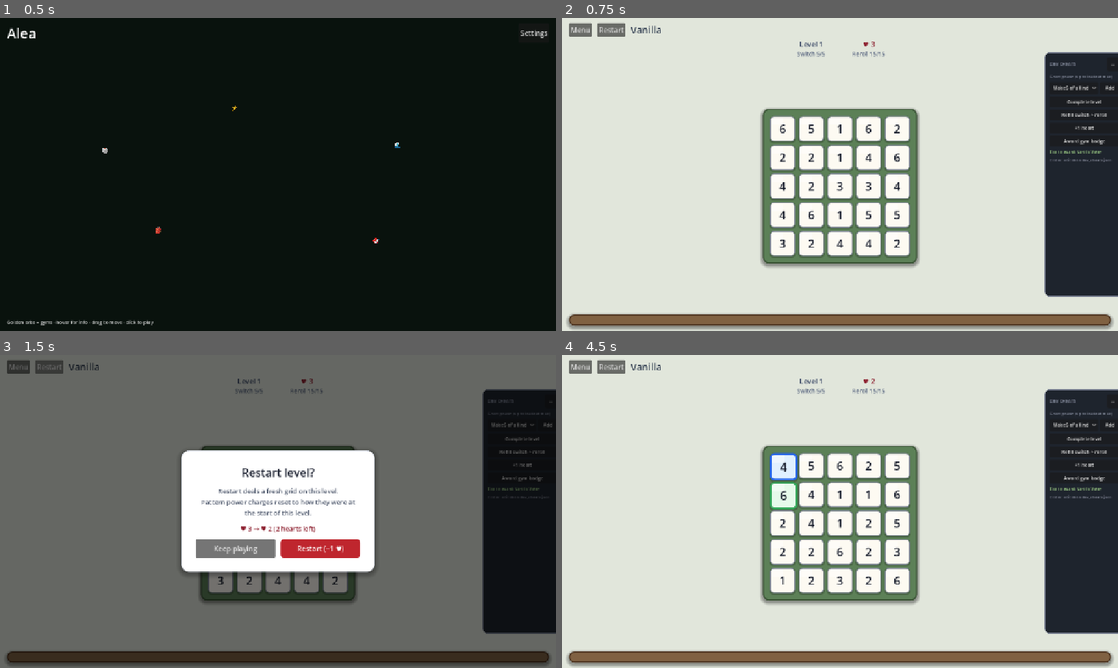
Above: before the commit, frames 1-4 (two rows, left to right).
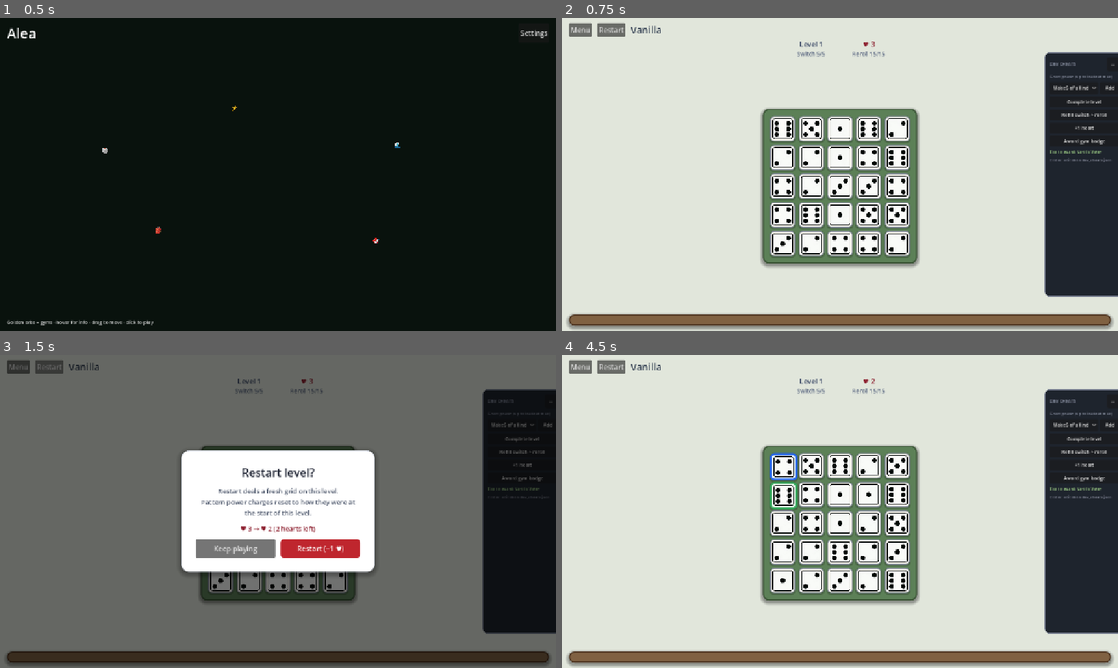
Above: after the commit, the same moments.

Repository: ming33333/Alea-Godot
Game: Godot game, scene res://scenes/main_menu.tscn
The game is run twice, just before and just after one commit, with the same random seed, the same clock (stepped at 60 frames per second) and the same inputs. Video files are missing from this copy of the repository; at most half a second of black plays in their place.
Inputs (mouse positions are in pixels of both pictures, inside the frame that each line leads up to):
- Up to frame 1 (0.5 s): no input
- Up to frame 2 (0.75 s): click "🎲" at 0.5 s
- Up to frame 3 (1.5 s): click "Restart" at 1.25 s
- Up to frame 4 (4.5 s): click "Restart" at 2 s; click "Restart" at 2.75 s; click "Restart (−1 ♥)" at 3.5 s; click (784, 464) at 4.25 s

Frame 1 is identical in both runs. In frame 2, 2.6% of the frame differs, in the area x 37-63%, y 32-76%; in frame 3, 0.4%; in frame 4, 2.6%.

Commit message:
update dice and river art

Diff:
--- a/scenes/die_cell.tscn
+++ b/scenes/die_cell.tscn
@@ -26,11 +26,24 @@
 grow_vertical = 2
 mouse_filter = 2
 
+[node name="Margin" type="MarginContainer" parent="Wrap/Face"]
+layout_mode = 2
+theme_override_constants/margin_left = 3
+theme_override_constants/margin_top = 3
+theme_override_constants/margin_right = 3
+theme_override_constants/margin_bottom = 3
+
+[node name="DieFace" type="TextureRect" parent="Wrap/Face/Margin"]
+layout_mode = 2
+size_flags_horizontal = 3
+size_flags_vertical = 3
+expand_mode = 1
+stretch_mode = 5
+
 [node name="Shine" type="ColorRect" parent="Wrap"]
+visible = false
 layout_mode = 1
 anchors_preset = 0
-anchor_right = 0.0
-anchor_bottom = 0.0
 offset_left = 4.0
 offset_top = 4.0
 offset_right = 30.0
@@ -39,6 +52,7 @@
 color = Color(1, 1, 1, 0.4)
 
 [node name="ValueLabel" type="Label" parent="Wrap"]
+visible = false
 layout_mode = 1
 anchors_preset = 15
 anchor_right = 1.0
@@ -47,7 +61,7 @@
 grow_vertical = 2
 theme_override_colors/font_color = Color(0.12, 0.14, 0.2, 1)
 theme_override_font_sizes/font_size = 26
-text = "1"
+text = "?"
 horizontal_alignment = 1
 vertical_alignment = 1
 mouse_filter = 2
--- a/scripts/ui/die_cell.gd
+++ b/scripts/ui/die_cell.gd
@@ -12,6 +12,16 @@
 const FACE_POWER_SET_ANY := "power_set_any"
 const FACE_POWER_SWITCH_ANY := "power_switch_any"
 
+const DIE_FACES: Array[Texture2D] = [
+	null,
+	preload("res://assets/dice/die_face_1.png"),
+	preload("res://assets/dice/die_face_2.png"),
+	preload("res://assets/dice/die_face_3.png"),
+	preload("res://assets/dice/die_face_4.png"),
+	preload("res://assets/dice/die_face_5.png"),
+	preload("res://assets/dice/die_face_6.png"),
+]
+
 enum Highlight {
 	NONE,
 	SELECTED,
@@ -24,11 +34,13 @@
 }
 
 var value_label: Label
+var die_face: TextureRect
 var _face: PanelContainer
 var _shine: ColorRect
 var _styles: Dictionary = {}
 var _base_face_key: String = FACE_NORMAL
 var _highlight: Highlight = Highlight.NONE
+var _show_sprite: bool = true
 var grid_row: int = -1
 var grid_col: int = -1
 
@@ -37,6 +49,7 @@
 	_cache_styles()
 	_face = get_node_or_null("Wrap/Face") as PanelContainer
 	_shine = get_node_or_null("Wrap/Shine") as ColorRect
+	die_face = get_node_or_null("Wrap/Face/Margin/DieFace") as TextureRect
 	value_label = get_node_or_null("Wrap/ValueLabel") as Label
 	if _face:
 		_face.add_theme_stylebox_override("panel", _styles[FACE_NORMAL])
@@ -124,31 +137,44 @@
 	return box
 
 
+func _face_texture_for(value: int) -> Texture2D:
+	if value < 1 or value >= DIE_FACES.size():
+		return null
+	return DIE_FACES[value]
+
+
 func setup(row: int, col: int, cell: DiceCellData, blurred: bool) -> void:
 	grid_row = row
 	grid_col = col
 	_highlight = Highlight.NONE
 	var label: Label = _ensure_value_label()
-	if label == null:
-		push_error("DieCell: ValueLabel missing")
+	var face_tex: TextureRect = _ensure_die_face()
+	if label == null or face_tex == null:
+		push_error("DieCell: DieFace or ValueLabel missing")
 		return
 	if blurred:
+		_show_sprite = false
+		_base_face_key = FACE_BLURRED
 		label.text = "?"
-		_base_face_key = FACE_BLURRED
 		label.add_theme_color_override("font_color", Color(0.35, 0.38, 0.45))
-	elif cell.locked:
+	elif cell.value >= 1 and cell.value <= 6:
+		var tex: Texture2D = _face_texture_for(cell.value)
+		if tex != null:
+			_show_sprite = true
+			face_tex.texture = tex
+			_base_face_key = FACE_LOCKED if cell.locked else FACE_NORMAL
+		else:
+			_show_sprite = false
+			label.text = str(cell.value)
+			_base_face_key = FACE_LOCKED if cell.locked else FACE_NORMAL
+			_set_fallback_label_colors(cell)
+	else:
+		_show_sprite = false
 		label.text = str(cell.value)
-		_base_face_key = FACE_LOCKED
-		if cell.value == 7:
-			label.add_theme_color_override("font_color", Color(0.55, 0.12, 0.15))
-		else:
-			label.add_theme_color_override("font_color", Color(0.35, 0.38, 0.42))
-	else:
-		label.text = str(cell.value)
-		_base_face_key = FACE_NORMAL
-		label.add_theme_color_override("font_color", Color(0.1, 0.12, 0.18))
+		_base_face_key = FACE_LOCKED if cell.locked else FACE_NORMAL
+		_set_fallback_label_colors(cell)
 	if _shine:
-		_shine.visible = not cell.locked and not blurred
+		_shine.visible = false
 	if blurred:
 		tooltip_text = ""
 	elif cell.no_reroll:
@@ -158,6 +184,18 @@
 	else:
 		tooltip_text = "Click to select · double-click to reroll"
 	_apply_display()
+
+
+func _set_fallback_label_colors(cell: DiceCellData) -> void:
+	var label: Label = _ensure_value_label()
+	if label == null:
+		return
+	if cell.value == 7:
+		label.add_theme_color_override("font_color", Color(0.55, 0.12, 0.15))
+	elif cell.locked:
+		label.add_theme_color_override("font_color", Color(0.35, 0.38, 0.42))
+	else:
+		label.add_theme_color_override("font_color", Color(0.1, 0.12, 0.18))
 
 
 func set_highlight(h: Highlight) -> void:
@@ -190,6 +228,13 @@
 			face_key = FACE_POWER_SWITCH_ANY
 	if _face and _styles.has(face_key):
 		_face.add_theme_stylebox_override("panel", _styles[face_key])
+	var face_tex: TextureRect = _ensure_die_face()
+	var label: Label = _ensure_value_label()
+	if face_tex:
+		face_tex.visible = _show_sprite
+		face_tex.modulate = _sprite_modulate(face_key)
+	if label:
+		label.visible = not _show_sprite
 	var big: bool = (
 		_highlight == Highlight.SELECTED
 		or _highlight == Highlight.SWITCH_VALID
@@ -198,11 +243,19 @@
 	scale = Vector2(1.08, 1.08) if big else Vector2.ONE
 
 
-func _apply_face_style(key: String) -> void:
-	if _face == null:
-		_face = get_node_or_null("Wrap/Face") as PanelContainer
-	if _face and _styles.has(key):
-		_face.add_theme_stylebox_override("panel", _styles[key])
+func _sprite_modulate(face_key: String) -> Color:
+	if face_key == FACE_LOCKED:
+		return Color(0.78, 0.8, 0.86)
+	if face_key == FACE_BLURRED:
+		return Color(0.55, 0.58, 0.65)
+	return Color.WHITE
+
+
+func _ensure_die_face() -> TextureRect:
+	if die_face != null:
+		return die_face
+	die_face = get_node_or_null("Wrap/Face/Margin/DieFace") as TextureRect
+	return die_face
 
 
 func _ensure_value_label() -> Label:
Binary file added: assets/dice/die_face_1.png
Binary file added: assets/dice/die_face_2.png
Binary file added: assets/dice/die_face_3.png
Binary file added: assets/dice/die_face_4.png
Binary file added: assets/dice/die_face_5.png
Binary file added: assets/dice/die_face_6.png
Not shown, changed: assets/textures/river.ogv
